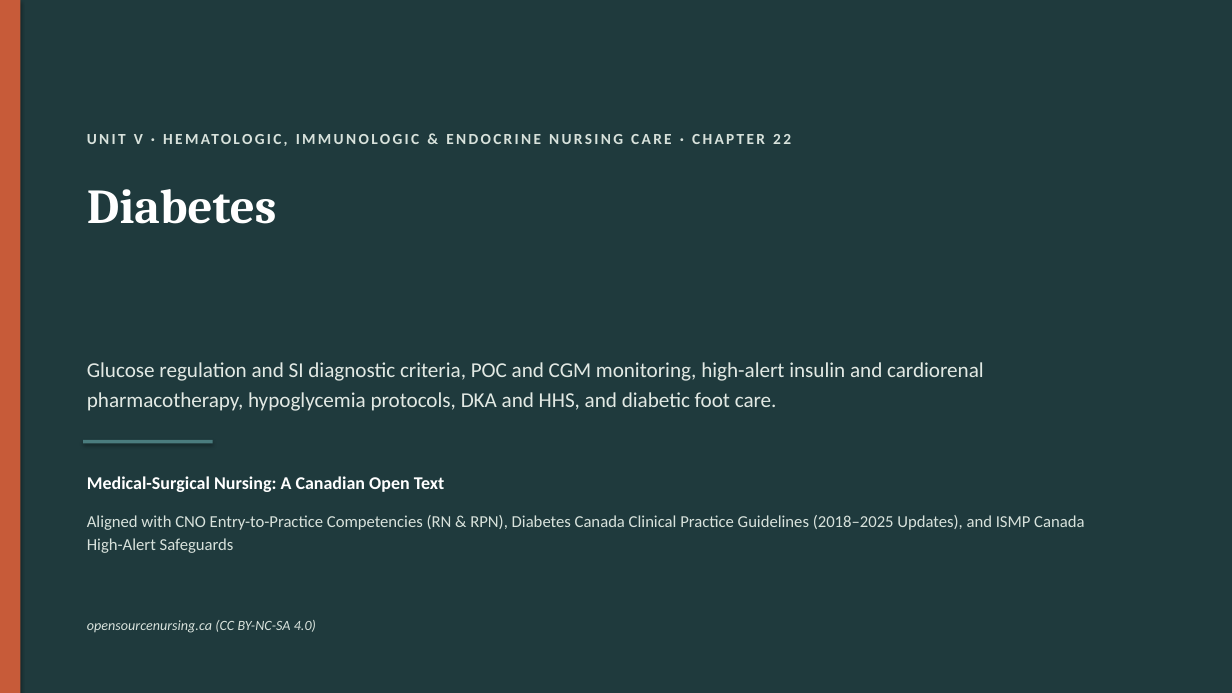
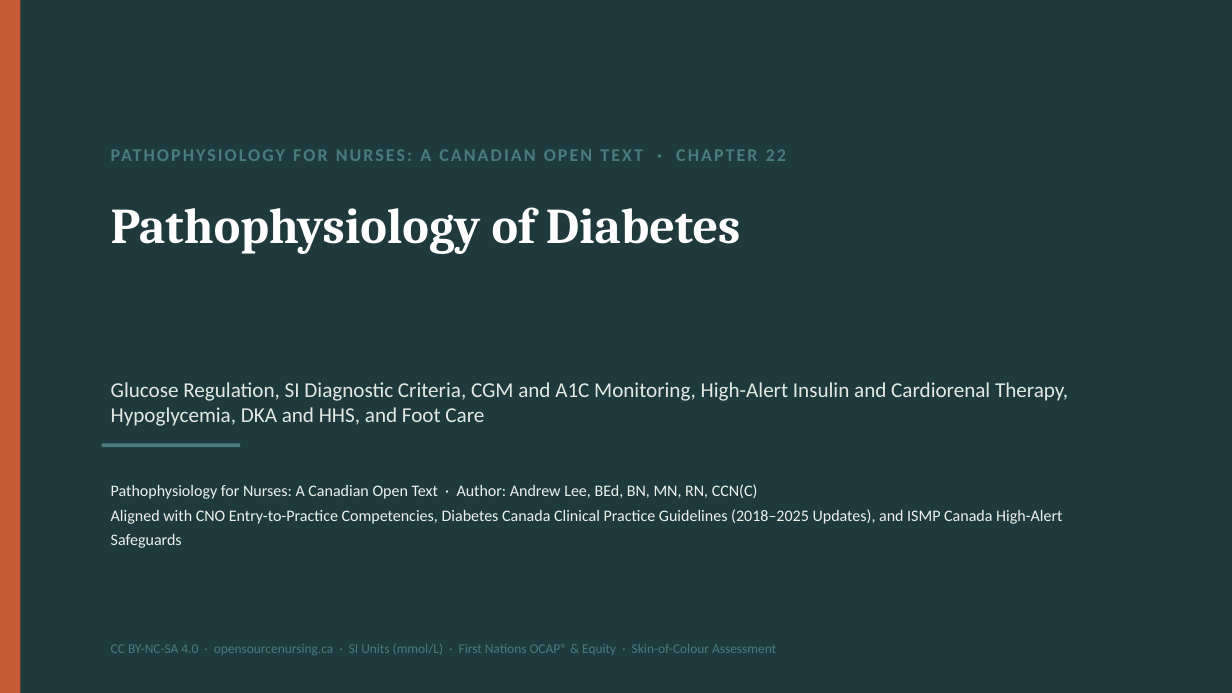
Before and after one commit to andrewleenl/opensourcenursing, a slide deck: slide 1 of Ch22_Diabetes_Lecture_Presentation.pptx. Drawn at 1232x693 pixels with LibreOffice and Linux fonts; fonts in the diff are those of the drawing. Boxes give left, top, right and bottom in pixels: in the first picture for what was removed or moved away, otherwise in the second. Text is boxed around its words. In the diff, an @@ line names an element or a change of style, - is before the commit and + after.

```diff
--- a/Ch22_Diabetes_Lecture_Presentation.pptx
+++ b/Ch22_Diabetes_Lecture_Presentation.pptx
@@ text at (420,149,431,161): text changed; size 12 to 14 pt; text colour #D8E2DC to #4A7C7E @@
-UNIT V · HEMATOLOGIC, IMMUNOLOGIC & ENDOCRINE NURSING CARE · CHAPTER 22
+PATHOPHYSIOLOGY FOR NURSES: A CANADIAN OPEN TEXT · CHAPTER 22
@@ text at (111,207,741,254): text changed; size 38 to 39 pt @@
-Diabetes
+Pathophysiology of Diabetes
@@ text at (111,382,1068,426): text changed @@
-Glucose regulation and SI diagnostic criteria, POC and CGM monitoring, high-alert insulin and cardiorenal pharmacotherapy, hypoglycemia protocols, DKA and HHS, and diabetic foot care.
+Glucose Regulation, SI Diagnostic Criteria, CGM and A1C Monitoring, High-Alert Insulin and Cardiorenal Therapy, Hypoglycemia, DKA and HHS, and Foot Care
@@ rectangle: place and size @@
-rectangle at (83,440,213,444)
+rectangle at (102,444,240,447)
@@ rectangle at (102,444,240,447): shadow off @@
@@ text removed at (87,476,445,492) @@
-Medical-Surgical Nursing: A Canadian Open Text
@@ text at (111,484,1062,548): text changed; size 13 to 12.5 pt; text colour #D8E2DC to #EDF1EE @@
-Aligned with CNO Entry-to-Practice Competencies (RN & RPN), Diabetes Canada Clinical Practice Guidelines (2018–2025 Updates), and ISMP Canada High-Alert Safeguards
+Pathophysiology for Nurses: A Canadian Open Text · Author: Andrew Lee, BEd, BN, MN, RN, CCN(C)
+Aligned with CNO Entry-to-Practice Competencies, Diabetes Canada Clinical Practice Guidelines (2018–2025 Updates), and ISMP Canada High-Alert Safeguards
@@ text at (111,644,776,655): text changed; size 11 to 10.5 pt; text colour #D8E2DC to #4A7C7E; italic off @@
-opensourcenursing.ca (CC BY-NC-SA 4.0)
+CC BY-NC-SA 4.0 · opensourcenursing.ca · SI Units (mmol/L) · First Nations OCAP® & Equity · Skin-of-Colour Assessment
```
Also in this commit, not shown: 21 other slides changed, 1 slide added, 1 other file.
